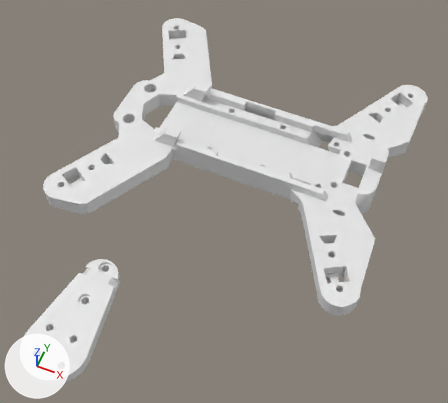
Before and after pictures for a commit that changed the Blender file blender/feriCopter.blend.
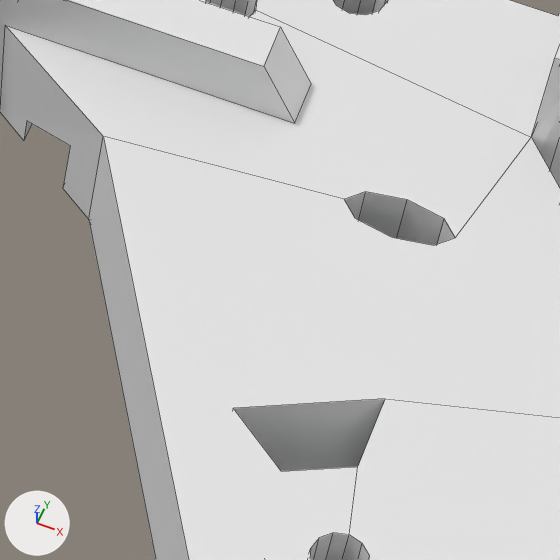
There are two pictures of each version: one whole from a 50 mm camera at (78.3, -218.6, 258.1) aimed at (5.5, -52.1, 1.6), one close up on the part from 65% to 80% of the width and 46% to 63% of the height. The lights are fixed; the arrows at lower left show +X, +Y and +Z. The close-ups show mesh edges as thin lines.

In view in the first close-up: 'Frame'.
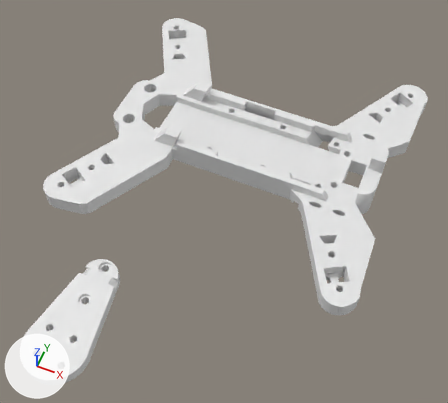
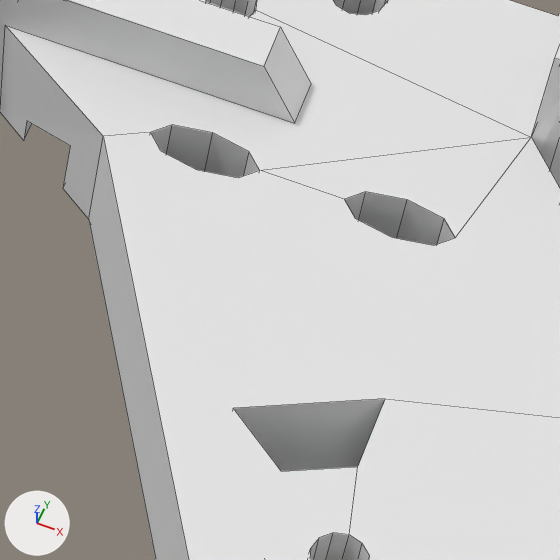
ob_frame_cutout_pins_1 is not drawn itself; it is used by a modifier of ob_frame.

Location of each change, (x1, y1, x2, y2) in pixels of the close-ups (560 x 560 px):
'Frame', reshaped, modifiers changed: (0, 0, 560, 560) in both

The change, as a diff of the scene's bpy script:
```diff
--- a/blender/feriCopter.blend.py
+++ b/blender/feriCopter.blend.py
@@ ob_frame_cutout_pins_1 @@
 ob_frame_cutout_pins_1 = bpy.data.objects.new('Frame_cutout_pins_1', me_cylinder_002)
-ob_frame_cutout_pins_1.location = (61.05, -37.5, 4.5)
+ob_frame_cutout_pins_1.location = (48.68, -37.5, 4.5)
 ob_frame_cutout_pins_1.scale = (3.5, 1.5, 15.0)
@@ ob_frame @@
 ob_frame.scale = (97.1, 87.6, 4.5)
-_m = ob_frame.modifiers.new('Boolean', 'BOOLEAN')
+_m = ob_frame.modifiers.new('Boolean_cutout_pins_1_f3', 'BOOLEAN')
 _m.object = ob_frame_cutout_pins_1
 _m.solver = 'FLOAT'
-_m = ob_frame.modifiers.new('Boolean.001', 'BOOLEAN')
+_m = ob_frame.modifiers.new('Boolean_cutout_pins_1_f411', 'BOOLEAN')
+_m.object = ob_frame_cutout_pins_1_f411
+_m.solver = 'FLOAT'
+_m = ob_frame.modifiers.new('Boolean_cutout_pins_2', 'BOOLEAN')
 _m.object = ob_frame_cutout_pins_2
@@ ob_frame_cutout_pins_1_f411 @@
+ob_frame_cutout_pins_1_f411 = bpy.data.objects.new('Frame_cutout_pins_1_f411', me_cylinder_002)
+ob_frame_cutout_pins_1_f411.location = (61.05, -37.5, 4.5)
+ob_frame_cutout_pins_1_f411.scale = (3.5, 1.5, 15.0)
+ob_frame_cutout_pins_1_f411.hide_viewport = True
```
